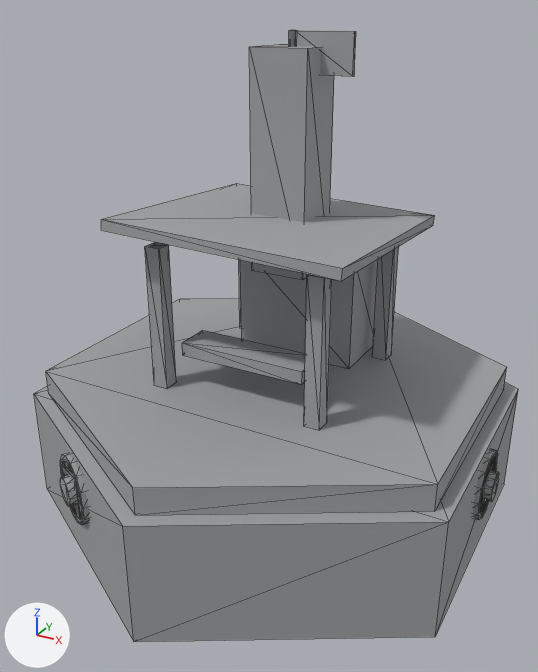
The glTF model buildings/trading_post/trading_post_s2_100.glb as it was, and as the next commit left it.
Before and after are seen from a 50 mm lens placed at (1.26, -2.36, 1.88), pointed at (0.01, -0.08, 0.74). Lighting does not change. The marker at lower left points along +X, +Y and +Z. The first picture is the older version. Mesh edges are drawn as thin lines. Vertices at exactly the same position are counted once.

Before the edit, the objects in view are built like this:
```python
me_tp_base = bpy.data.meshes.new('TP_Base')
me_tp_base.from_pydata(...)  # 928 vertices, 1612 faces; spans x -0.89..0.89, y -0.98..0.98, z 0.0..1.81
# faces by material slot: [20, 20, 72, 24, 12, 1244, 12, 208]
me_tp_base.materials.append(mat_mx_stone_dk)
me_tp_base.materials.append(mat_mx_stone_lt)
me_tp_base.materials.append(mat_mx_wood)
me_tp_base.materials.append(mat_mx_grass_dk)
me_tp_base.materials.append(mat_mx_wood_dk)
me_tp_base.materials.append(mat_mx_metal_dk)
me_tp_base.materials.append(mat_mx_harvester)
me_tp_base.materials.append(mat_mx_metal_mid)
ob_tp_base = bpy.data.objects.new('TP_Base', me_tp_base)
ob_tp_base.location = (0.0, 0.0, 0.0)
```
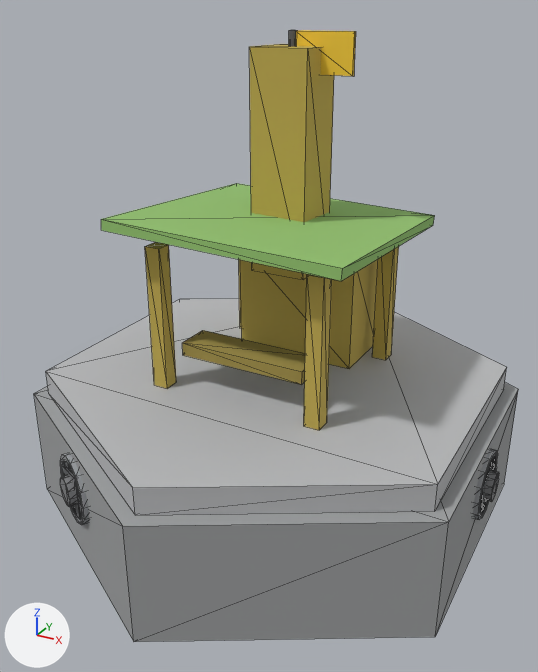
Pixel boxes (x1, y1, x2, y2) of what changed, in the pictures (538 x 672 px):
part 1 of me_tp_base, recoloured
    both: (46, 30, 507, 520)

What the commit changed:
me_tp_base has 928 vertices, 1612 faces and spans x -0.89..0.89, y -0.98..0.98, z 0.0..1.81.
me_tp_base is used by ob_tp_base; location (0.0, 0.0, 0.0).
me_tp_base part 1: 1612 faces centred in x -0.89..0.89, y -0.82..0.82, z 0.0..1.81 are repainted in the vertex colours; the middle colour goes from grey #a0a2a4 to grey #828385.
